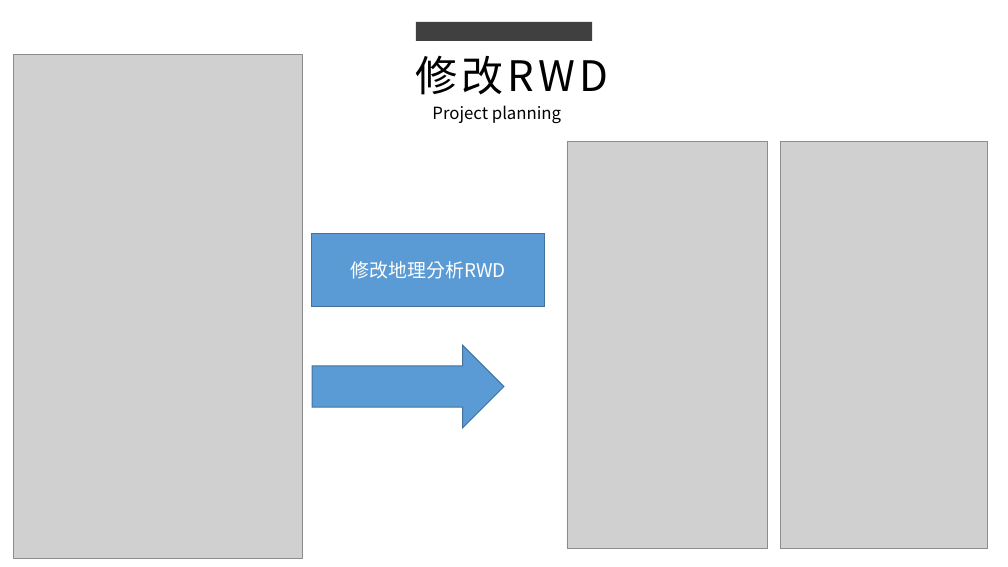
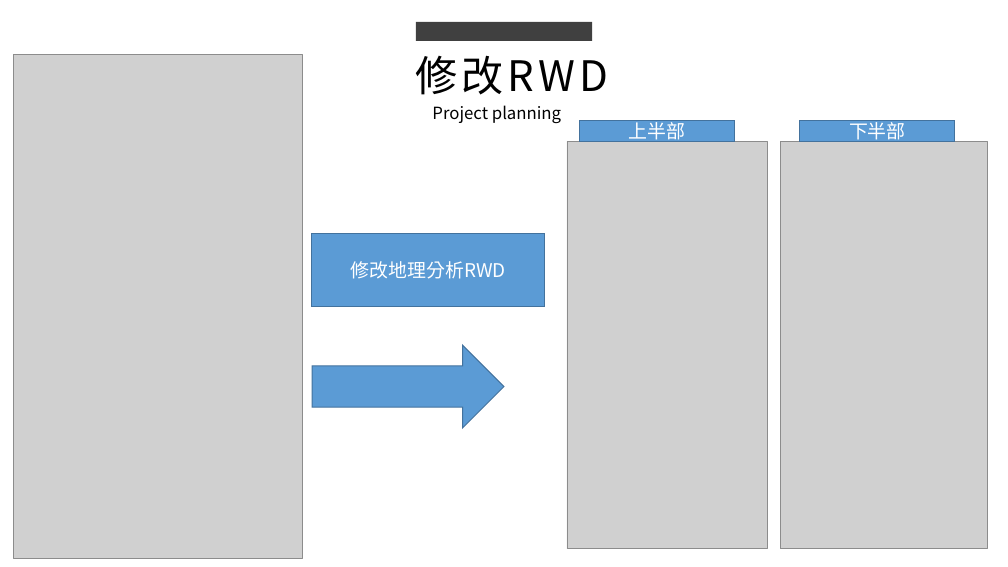
Before and after one commit to king637324/KnowledgeGreenhouseSystem, a slide deck: slide 4 of 工作日報_葉柏漢/2021.11/2021.11.01(加班)_2021.11.02工作日報_葉柏漢.pptx. Drawn at 1008x567 pixels with LibreOffice and Linux fonts; fonts in the diff are those of the drawing; grey boxes stand for pictures. Boxes give left, top, right and bottom in pixels: in the first picture for what was removed or moved away, otherwise in the second. Text is boxed around its words. In the diff, an @@ line names an element or a change of style, - is before the commit and + after.

```diff
--- a/工作日報_葉柏漢/2021.11/2021.11.01(加班)_2021.11.02工作日報_葉柏漢.pptx
+++ b/工作日報_葉柏漢/2021.11/2021.11.01(加班)_2021.11.02工作日報_葉柏漢.pptx
@@ rectangle added at box(580, 120, 735, 141), fill #5B9BD5, outline #43739E 1 pt, 18 pt, text #FFFFFF @@
+上半部
@@ rectangle added at box(800, 120, 955, 141), fill #5B9BD5, outline #43739E 1 pt, 18 pt, text #FFFFFF @@
+下半部
```
Also in this commit, not shown: 1 other slide changed, 2 slides added, 5 other files.
